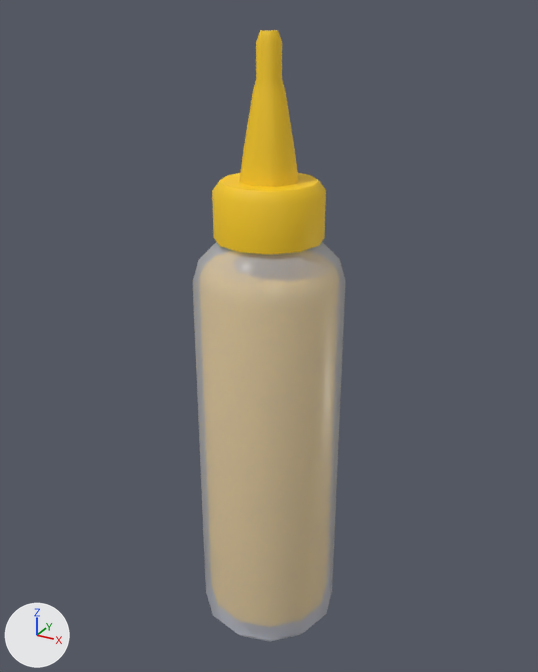
Before and after pictures for a commit that changed the Blender file arte/fuentes/accesorios/pomo_aderezo.blend.
Rendered twice from a 50 mm lens placed at (0.125, -0.227, 0.241), pointed at (-0.002, 0.003, 0.126). Arrows for +X, +Y and +Z are at lower left; the lights stay in place. The picture after the commit comes second.

Names of what the first picture shows: 'pieza_tapa', 'pomo_aderezo_envase'.
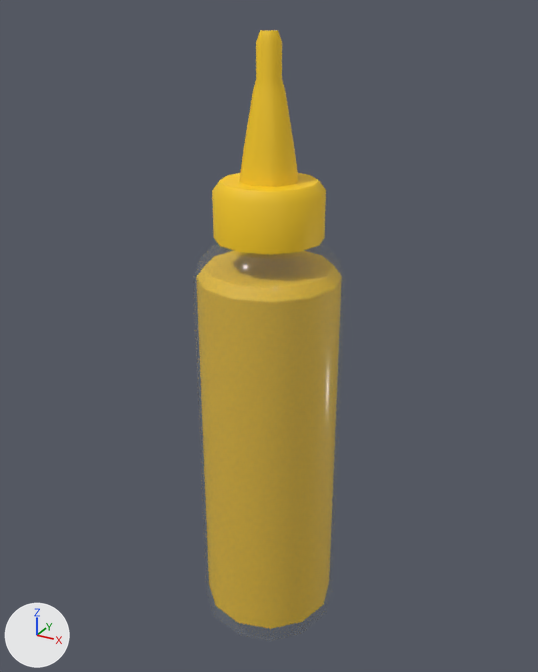
Location of each change, (x1, y1, x2, y2) in pixels of the pictures (538 x 672 px):
'pomo_aderezo_envase', recoloured
    both: (193, 242, 345, 642)

The change in detail:
Material 'M_PlasticoClaro' (mat_m_plasticoclaro) is new.
Its base color is (0.262, 0.292, 0.323) (grey #8c939a).
Its roughness is 0.15.
Its alpha is 0.15.
me_pomo_aderezo_envase has 86 vertices, 96 faces and spans x -0.028..0.028, y -0.028..0.028, z 0.0..0.172.
me_pomo_aderezo_envase no longer uses material mat_m_bolsaplastica (white #ebf0ff).
me_pomo_aderezo_envase gains material mat_m_plasticoclaro (grey #8c939a).
